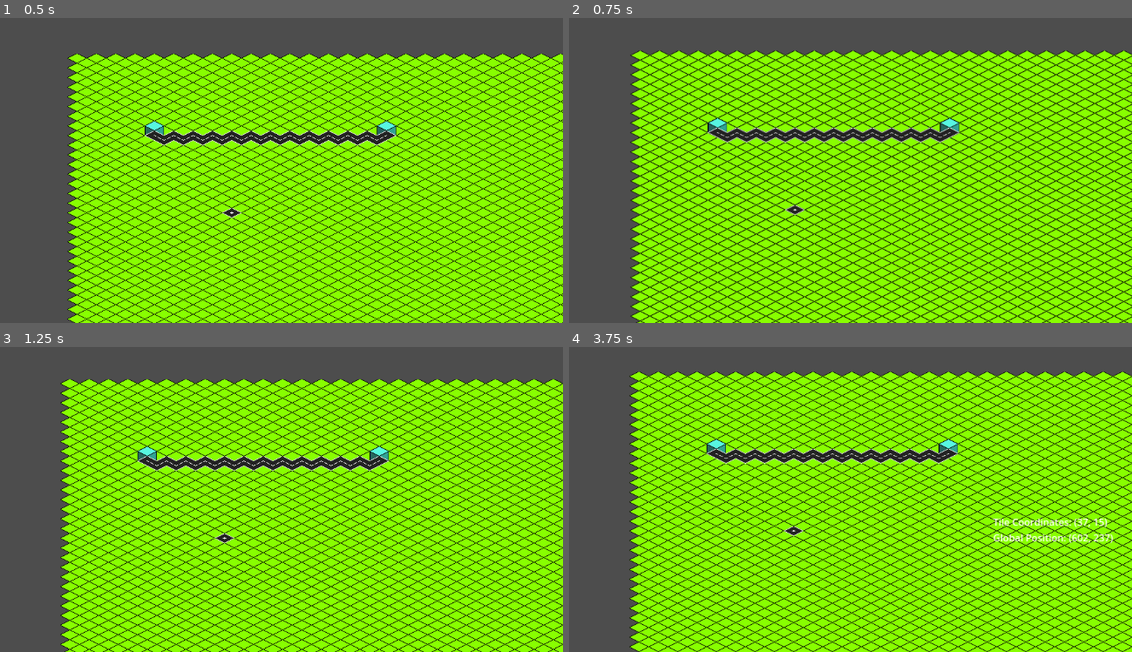
Above: before the commit, frames 1-4 (two rows, left to right).
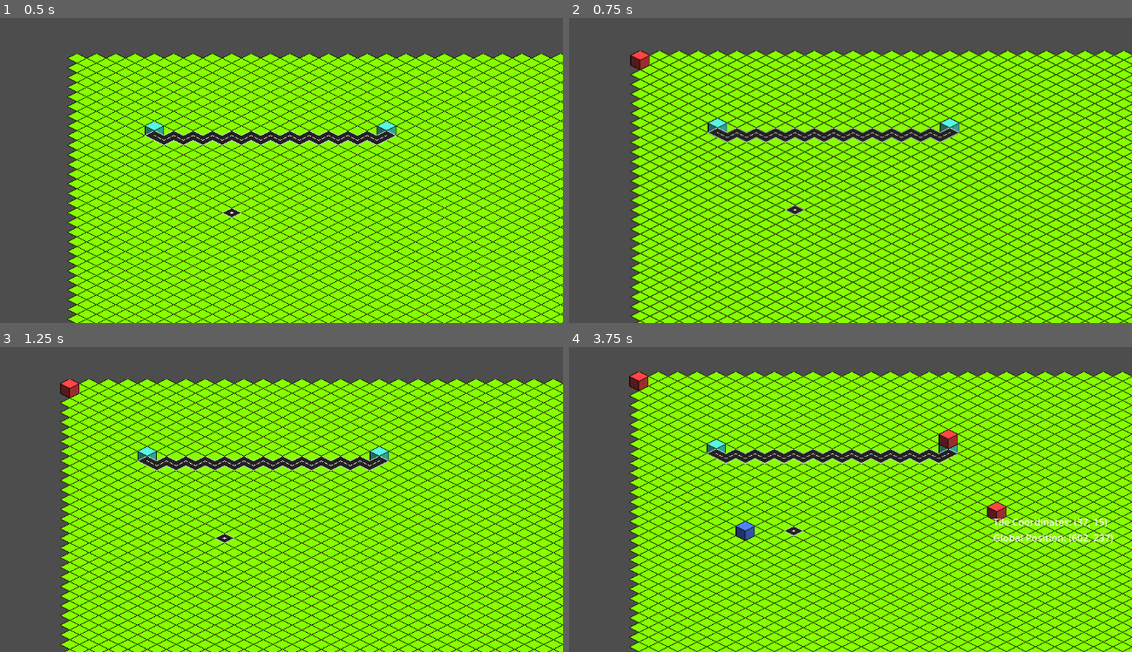
Above: after the commit, the same moments.

Repository: vperezlopez/TFG_Informatica
Game: Godot game, scene res://Nodes/world.tscn
Same seed, same stepped clock (60 frames per second), same inputs: the game is played once before the commit and once after it.
Inputs (mouse positions are in pixels of both pictures, inside the frame that each line leads up to):
- Up to frame 1 (0.5 s): no input
- Up to frame 2 (0.75 s): tap Enter at 0.5 s; move the mouse to (647, 66) at 0.52 s; hold D from 0.53 s (still down); tap F at 0.6 s; click (647, 66) at 0.67 s
- Up to frame 3 (1.25 s): keep holding D; tap C at 0.8 s
- Up to frame 4 (3.75 s): move the mouse to (715, 456) at 1.27 s; release D at 1.28 s; hold Down 1.28-2.03 s; tap C at 1.35, 2.3, 2.85 s; click (715, 456) at 1.42 s; tap F at 1.55, 2.1, 3.05 s; move the mouse to (946, 450) at 2.02 s; hold D 2.03-2.78 s; click (946, 450) at 2.17 s; tap Space at 2.75 s; move the mouse to (749, 536) at 2.77 s; hold W 2.78-3.53 s; click (749, 536) at 2.92 s; tap Enter at 3.5 s; move the mouse to (991, 514) at 3.52 s; hold Left from 3.53 s (still down); tap K at 3.6 s; click (991, 514) at 3.67 s

Frame 1 is identical in both runs. In frame 2, 0.2% of the frame differs, in the area x 10-15%, y 10-18%; in frame 3, 0.2%; in frame 4, 0.7%, in the area x 10-78%, y 8-64%.

Commit message:
Bare Building Use Case Implemented
Many things to polish. Migration of code into map.gd highly suggested.

Diff:
--- a/Nodes/map.gd
+++ b/Nodes/map.gd
@@ -45,6 +45,13 @@
 		$CursorLabel.text = "Tile Coordinates: (" + str(map_pos.x) + ", " + str(map_pos.y + 1) + ")\n" + \
 							"Global Position: (" + str(roundf(world_pos.x)) + ", " + str(roundf(world_pos.y)) + ")"
 
+func build_actor_static(actor_static_instance : Actor_Static) -> bool:
+	var pos = local_to_map(get_global_mouse_position())
+	var valid = valid_position(pos.x, pos.y)
+	if valid:
+		place_actor_static(actor_static_instance, pos)
+	return valid
+
 func place_actor_static(actor_static_instance : Actor_Static, pos : Vector2i = Vector2i(-1, -1)):
 	if pos == Vector2i(-1, -1):
 		pos = get_random_pos()
@@ -91,7 +98,8 @@
 			var direction = calc_dir(current, next)
 			var new_cost = cost_so_far[current] + movement_cost(current, next, last_dir[current], direction)
 			if current.y < 12 and current.y > 5:
-				print('Current: ' + str(current) + ', Next: ' + str(next) + ', Cost: ' + str(movement_cost(current, next, last_dir[current], direction)) + ', New_dir: ' + str(direction != last_dir[current]))
+				pass
+				#print('Current: ' + str(current) + ', Next: ' + str(next) + ', Cost: ' + str(movement_cost(current, next, last_dir[current], direction)) + ', New_dir: ' + str(direction != last_dir[current]))
 			if direction == last_dir[current]:
 				pass
 				#print('Current: ' + str(current) + ', Next: ' + str(next) + ', New_dir: ' + str(direction != last_dir[current]))
--- a/Nodes/world.gd
+++ b/Nodes/world.gd
@@ -1,5 +1,6 @@
 extends Node2D
 
+var actor = preload("res://Nodes/actor_static.tscn")
 var city = preload("res://Nodes/city.tscn")
 var explotation = preload("res://Nodes/explotation.tscn")
 var factory = preload("res://Nodes/factory.tscn")
@@ -13,6 +14,8 @@
 var n_cities = 0
 var n_explotations = 0
 var n_harbors = 0
+
+var build : Actor_Static
 
 # Called when the node enters the scene tree for the first time.
 func _ready():
@@ -39,6 +42,8 @@
 
 # Called every frame. 'delta' is the elapsed time since the previous frame.
 func _process(delta):
+	if build:
+		build.position = get_global_mouse_position()
 	pass
 
 func generate_cities(n : int):
@@ -64,6 +69,17 @@
 		print("Out click detected")
 	pass # Replace with function body.
 
+func building_mode(actor_static_instance : Actor_Static):
+	print('Building mode: engaged')
+	if build:
+		remove_child(build)
+	build = actor_static_instance
+	add_child(build)
+
+func cancel_building_mode():
+	if build:
+		remove_child(build)
+	build = null
 
 func _input(event):
 	if event is InputEventKey:
@@ -73,3 +89,24 @@
 			if event.keycode == KEY_K:
 				$map.debug_enabled = !$map.debug_enabled
 				print("Debug mode: " + ['disabled', 'enabled'][int($map.debug_enabled)])
+			if event.keycode == KEY_F:
+				building_mode(factory.instantiate())
+			if event.keycode == KEY_D:
+				building_mode(depot.instantiate())
+			if event.keycode == KEY_W:
+				building_mode(warehouse.instantiate())
+			if event.keycode == KEY_C:
+				for child in get_children():
+					print(child.get_class)
+
+	if event is InputEventMouseButton and event.pressed:
+		if event.button_index == MOUSE_BUTTON_LEFT:
+			if build:
+				var placed = $map.build_actor_static(build)
+				if !placed:
+					cancel_building_mode()
+				build = null
+
+		if event.button_index == MOUSE_BUTTON_RIGHT:
+			if build:
+				cancel_building_mode()
